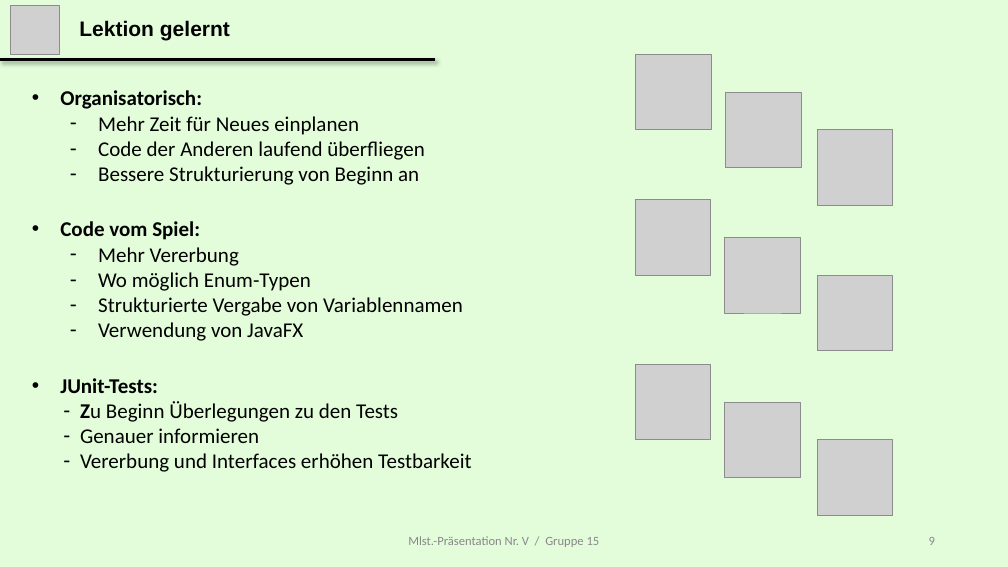
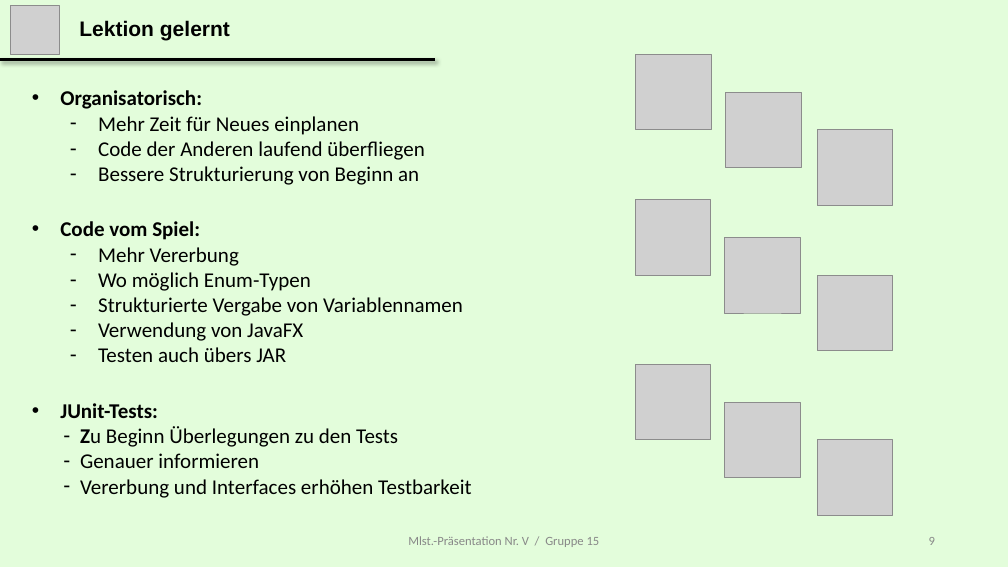
Before and after one commit to gjoyet/skipBo, a slide deck: slide 9 of 00_General/Presentation/MS 5/Presentation_Milestone_v_Master.pptx. Drawn at 1008x567 pixels with LibreOffice and Linux fonts; fonts in the diff are those of the drawing; grey boxes stand for pictures. Boxes give left, top, right and bottom in pixels: in the first picture for what was removed or moved away, otherwise in the second. Text is boxed around its words. In the diff, an @@ line names an element or a change of style, - is before the commit and + after.

Commit message:
One more lesson learned added.

```diff
--- a/00_General/Presentation/MS 5/Presentation_Milestone_v_Master.pptx
+++ b/00_General/Presentation/MS 5/Presentation_Milestone_v_Master.pptx
@@ text at [98, 347, 286, 362]: paragraph added @@
+  – Testen auch übers JAR
```
